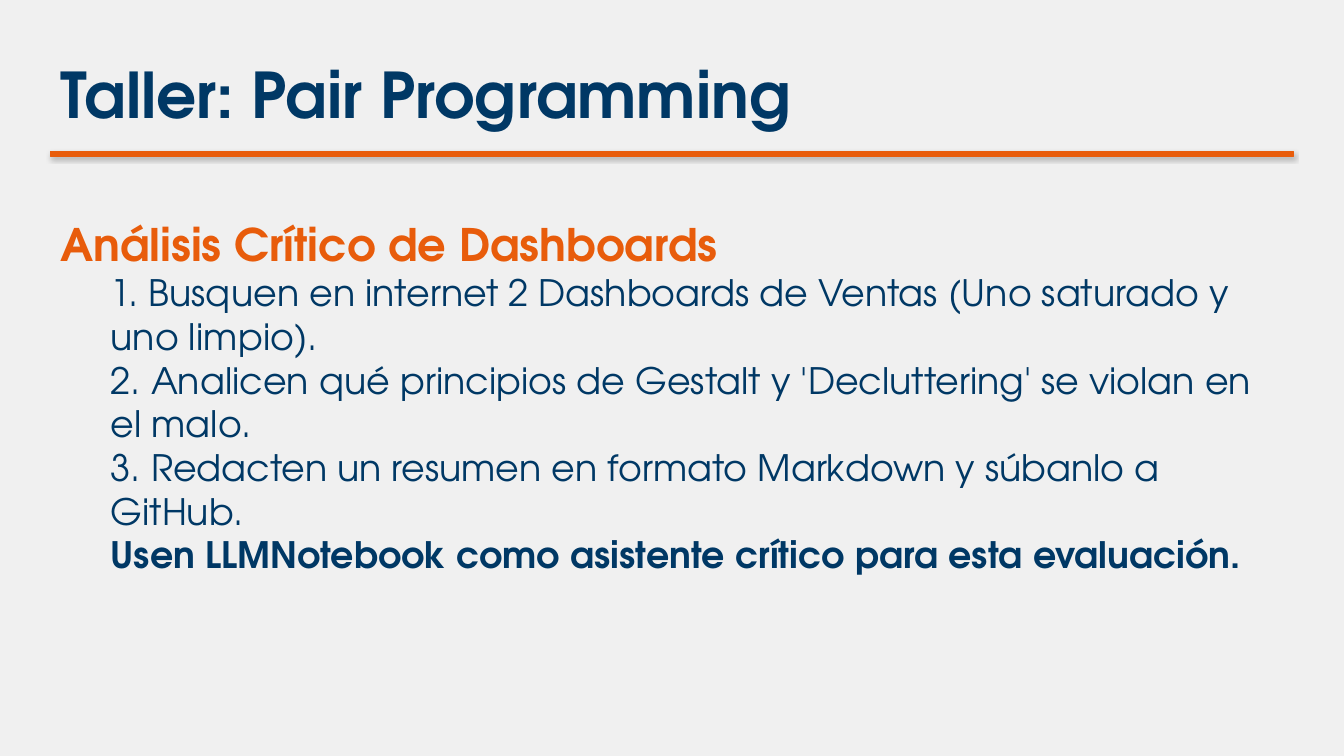
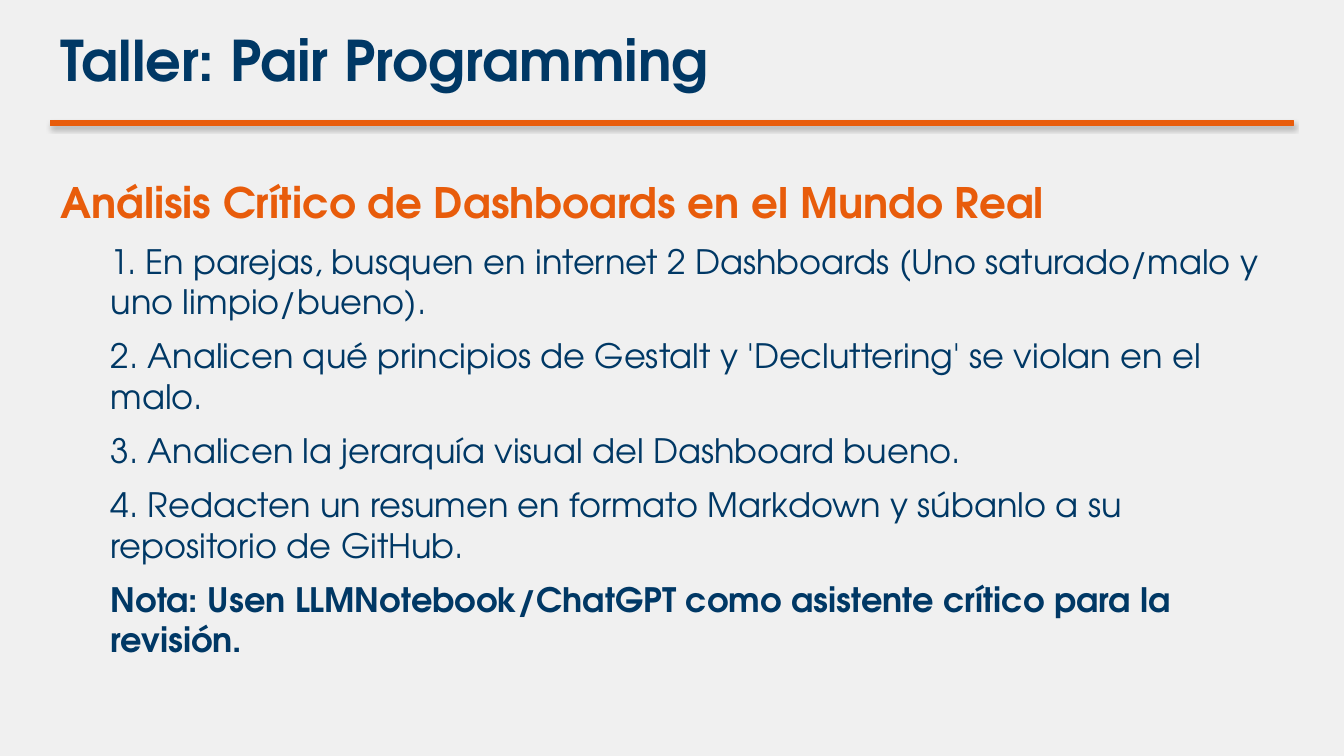
Before and after one commit to dudbilopr/Inteligencia-de-negocios, a slide deck: slide 9 of Semanas/Semana_1/diapositivas_semana_1.pptx (slide 8 before the commit). Drawn at 1344x756 pixels with LibreOffice and Linux fonts; fonts in the diff are those of the drawing. Boxes give left, top, right and bottom in pixels: in the first picture for what was removed or moved away, otherwise in the second. Text is boxed around its words. In the diff, an @@ line names an element or a change of style, - is before the commit and + after.

```diff
--- a/Semanas/Semana_1/diapositivas_semana_1.pptx
+++ b/Semanas/Semana_1/diapositivas_semana_1.pptx
@@ text "Taller: Pair Programming" moved from (x1=60, y1=69, x2=791, y2=132) to (x1=60, y1=38, x2=708, y2=94) @@
@@ text "Taller: Pair Programming" at (x1=60, y1=38, x2=708, y2=94): size 45 to 40 pt @@
@@ rectangle moved from (x1=50, y1=151, x2=1294, y2=156) to (x1=50, y1=121, x2=1294, y2=126) @@
@@ text "Análisis Crítico de Dashboards en ..." moved from (x1=60, y1=224, x2=1251, y2=575) to (x1=60, y1=184, x2=1258, y2=653) @@
@@ text at (x1=60, y1=184, x2=1258, y2=322): text changed; size 26 to 24 pt @@
-Análisis Crítico de Dashboards
-  1. Busquen en internet 2 Dashboards de Ventas (Uno saturado y uno limpio).
+Análisis Crítico de Dashboards en el Mundo Real
+  1. En parejas, busquen en internet 2 Dashboards (Uno saturado/malo y uno limpio/bueno).
@@ text at (x1=111, y1=342, x2=1201, y2=410): size 26 to 24 pt in "2. Analicen qué principios de Gestalt y ..."; more space between paragraphs @@
@@ text at (x1=111, y1=437, x2=1170, y2=653): text changed; size 26 to 24 pt; bold off @@
-  3. Redacten un resumen en formato Markdown y súbanlo a GitHub.
-  Usen LLMNotebook como asistente crítico para esta evaluación.
+  3. Analicen la jerarquía visual del Dashboard bueno.
+  4. Redacten un resumen en formato Markdown y súbanlo a su repositorio de GitHub.
+  Nota: Usen LLMNotebook/ChatGPT como asistente crítico para la revisión.
```
Also in this commit, not shown: 5 other slides changed, 4 slides added, 1 slide removed, 4 other files.
